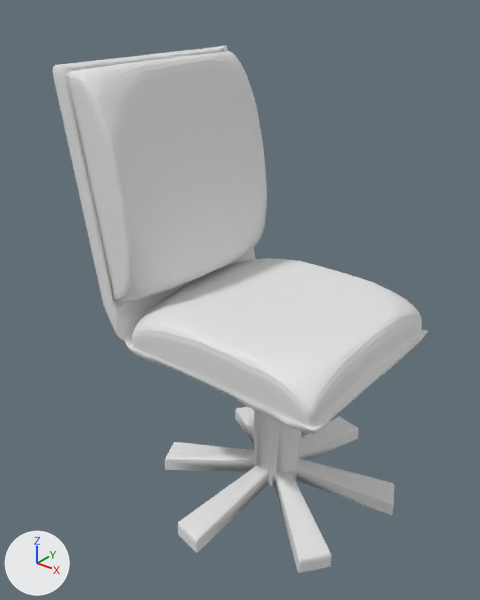
The FBX model Unity/WatcherUnity/Assets/Blender Objects/Misc Objects/ChairSpin.fbx as it was, and as the next commit left it.
Rendered twice from a 50 mm camera at (-0.114, -1.36, 1.458) aimed at (-1.164, -0.048, 0.645). Lighting does not change. The marker at lower left points along +X, +Y and +Z. Where no turn or scale is listed for an object, it has been applied to the vertices.

Names of what the first picture shows: 'Chair', 'ChairBottom'.
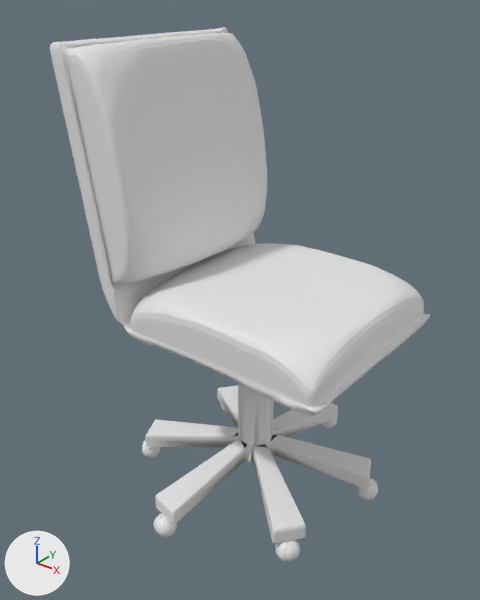
Where the change shows, as pixel boxes [x1, y1, x2, y2] in the pictures (480 x 600 px; the box of a moved part takes in the faces that stretch with it):
'Chair', moved: before [53, 46, 428, 434]; after [50, 27, 430, 416]
'ChairBottom', reshaped, moved (8% taller): before [165, 407, 394, 573]; after [142, 383, 378, 562]
part 1 of me_cube_006, added: after [320, 418, 337, 429]
part 2 of me_cube_006, added: after [142, 439, 161, 458]
part 3 of me_cube_006, added: after [153, 513, 177, 537]
part 4 of me_cube_006, added: after [275, 539, 300, 562]
part 5 of me_cube_006, added: after [358, 478, 378, 500]
part 6 of me_cube_006, moved or reshaped: before [167, 407, 393, 559]; after [147, 383, 369, 529]

Diff of the bpy script that builds the scene:
```diff
--- a/Unity/WatcherUnity/Assets/Blender Objects/Misc Objects/ChairSpin.fbx.py
+++ b/Unity/WatcherUnity/Assets/Blender Objects/Misc Objects/ChairSpin.fbx.py
@@ me_cube_006 @@
 # used by ob_chairbottom; location = (-1.0, 0.0, 0.6)
-me_cube_006.from_pydata(...)  # 324 vertices, 271 faces; spans x -0.408..0.299, y -0.374..0.374, z -0.579..-0.091
+me_cube_006.from_pydata(...)  # 3456 vertices, 3607 faces; spans x -0.419..0.312, y -0.396..0.395, z -0.647..-0.091
+# me_cube_006 part 1: a new loose piece of 522 vertices spanning x -0.042..0.026, y 0.332..0.395, z -0.647..-0.581, in mat_base (white #e7e7e7)
+# me_cube_006 part 2: a new loose piece of 522 vertices spanning x -0.419..-0.352, y -0.176..-0.108, z -0.647..-0.581, in mat_base (white #e7e7e7)
+# me_cube_006 part 3: a new loose piece of 522 vertices spanning x -0.136..-0.068, y -0.396..-0.333, z -0.647..-0.581, in mat_base (white #e7e7e7)
+# me_cube_006 part 4: a new loose piece of 522 vertices spanning x 0.192..0.26, y -0.252..-0.185, z -0.647..-0.581, in mat_base (white #e7e7e7)
+# me_cube_006 part 5: a new loose piece of 522 vertices spanning x 0.249..0.312, y 0.099..0.167, z -0.647..-0.581, in mat_base (white #e7e7e7)
+# me_cube_006 part 6
+# 3 vertices in x -0.019, y 0.063, z -0.478..-0.091 move by (-0.009, -0.015, 0.0)
+# 75 vertices move from x -0.13..0.02, y -0.075..0.075, z -0.491..-0.091 to x -0.112..0.002, y -0.057..0.057, z -0.491..-0.091
 me_cube_006.materials.append(mat_base)
@@ ob_chairbottom @@
 ob_chairbottom = bpy.data.objects.new('ChairBottom', me_cube_006)
-ob_chairbottom.location = (-1.0, 0.0, 0.6)
+ob_chairbottom.location = (-1.085, 0.0, 0.652)
@@ ob_chair @@
 ob_chair = bpy.data.objects.new('Chair', me_cube_007)
-ob_chair.location = (-1.057, 0.0, 0.6)
+ob_chair.location = (-1.057, 0.0, 0.652)
```
